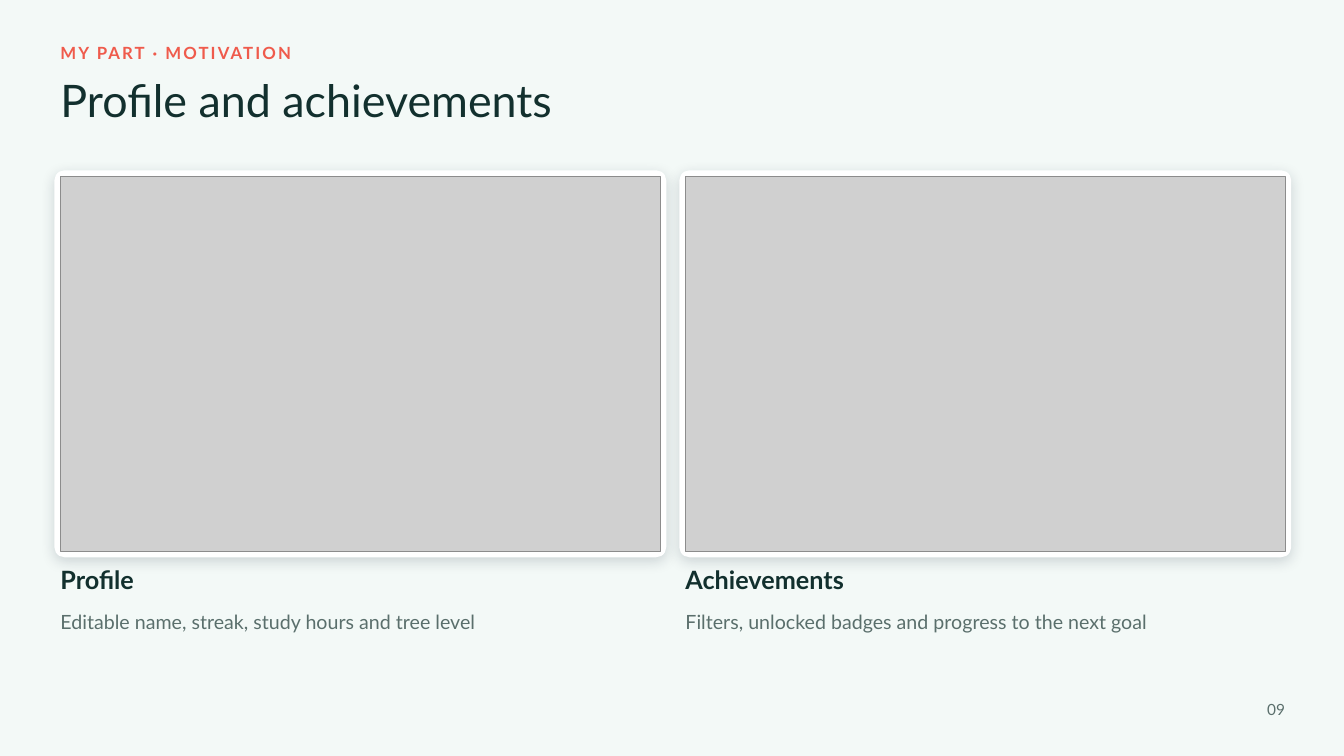
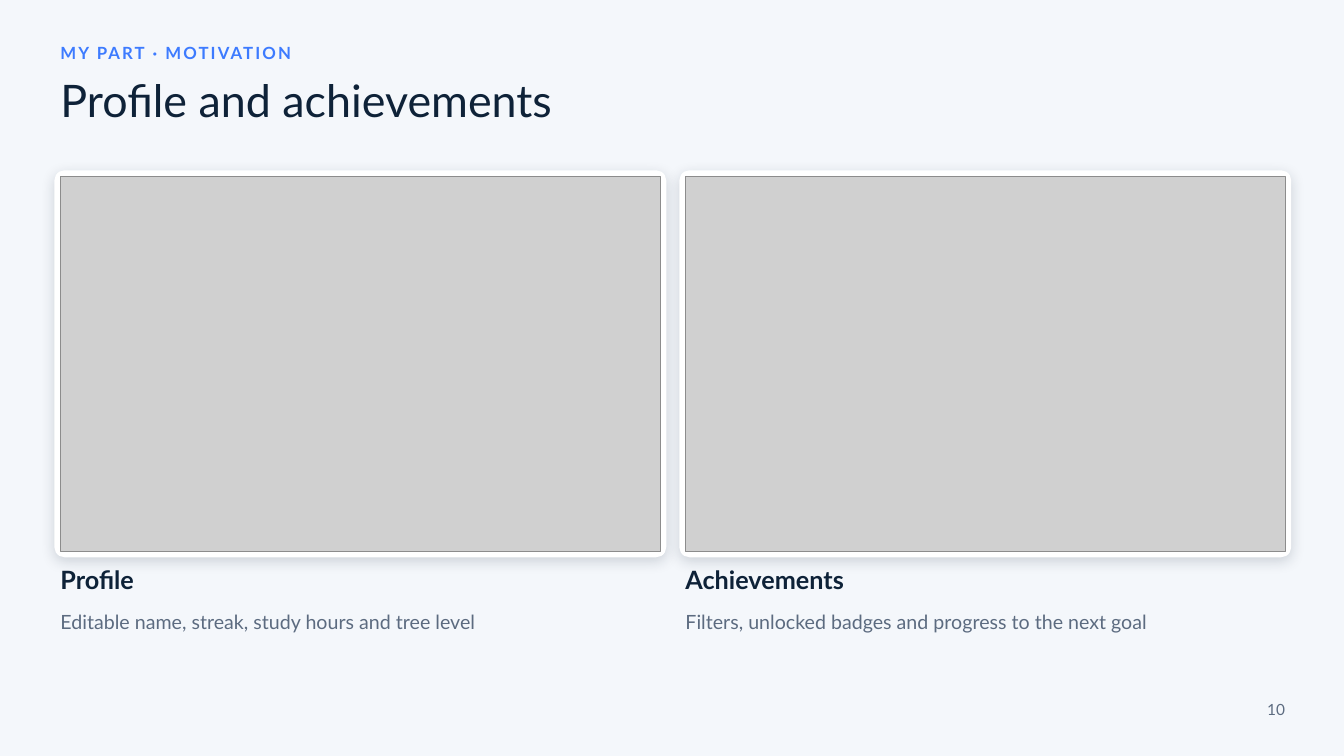
Before and after one commit to Saif-eldin-Ahmed-Helmy/Interactive-Learning-Platform, a slide deck: slide 10 of output/discussion/Maaly-DEPI-Discussion.pptx (slide 9 before the commit). Drawn at 1344x756 pixels with LibreOffice and Linux fonts; fonts in the diff are those of the drawing; grey boxes stand for pictures. Boxes give left, top, right and bottom in pixels: in the first picture for what was removed or moved away, otherwise in the second. Text is boxed around its words. In the diff, an @@ line names an element or a change of style, - is before the commit and + after.

```diff
--- a/output/discussion/Maaly-DEPI-Discussion.pptx
+++ b/output/discussion/Maaly-DEPI-Discussion.pptx
@@ background #F3F9F7 to #F4F7FB @@
@@ text "MY PART · MOTIVATION" at <box>60,42,968,73</box>: text colour #EF5B4C to #3D7BFF @@
@@ text "Editable name, streak, study hours ..." at <box>60,614,475,633</box>: text colour #5A6F6C to #5C6B80 @@
@@ text "Filters, unlocked badges and progress ..." at <box>685,614,1147,633</box>: text colour #5A6F6C to #5C6B80 @@
@@ text at <box>1267,704,1285,715</box>: text changed; text colour #5A6F6C to #5C6B80 @@
-09
+10
```
Also in this commit, not shown: 8 other slides changed, 4 slides added, 3 slides removed, 10 other files.
